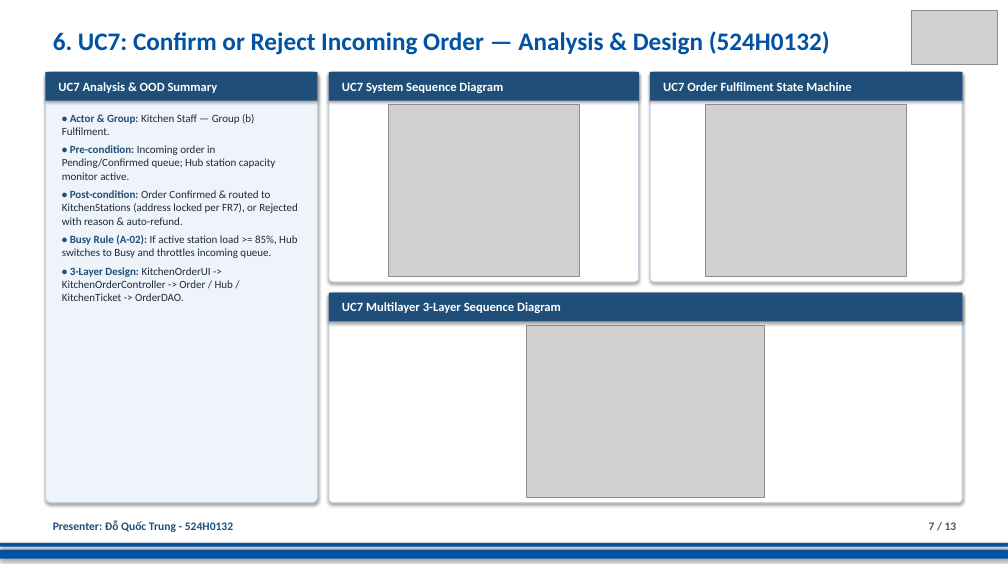
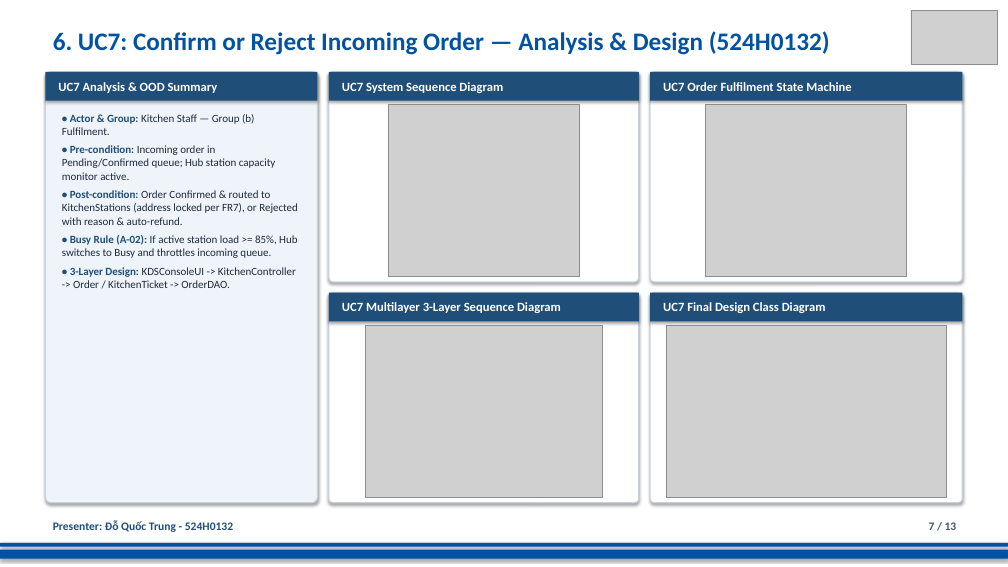
Before and after one commit to DoQuocTrung06/SaigonBite-RAD-TeamF10, a slide deck: slide 7 of Part_2/TeamF10_Presentation_for_SaigonBite.pptx. Drawn at 1008x567 pixels with LibreOffice and Linux fonts; fonts in the diff are those of the drawing; grey boxes stand for pictures. Boxes give left, top, right and bottom in pixels: in the first picture for what was removed or moved away, otherwise in the second. Text is boxed around its words. In the diff, an @@ line names an element or a change of style, - is before the commit and + after.

Commit message:
UC3 & UC14: preserve image_Trung DCDs and synchronize Part 2 report and presentation (524H0031)

```diff
--- a/Part_2/TeamF10_Presentation_for_SaigonBite.pptx
+++ b/Part_2/TeamF10_Presentation_for_SaigonBite.pptx
@@ text at (x1=70, y1=267, x2=296, y2=288): text changed @@
-• 3-Layer Design: KitchenOrderUI -> KitchenOrderController -> Order / Hub / KitchenTicket -> OrderDAO.
+• 3-Layer Design: KDSConsoleUI -> KitchenController -> Order / KitchenTicket -> OrderDAO.
@@ rectangle "UC7 Multilayer 3-Layer Sequence Diagram" resized from (x1=329, y1=293, x2=963, y2=321) to (x1=329, y1=293, x2=639, y2=321) @@
@@ rounded rectangle resized from (x1=329, y1=293, x2=963, y2=503) to (x1=329, y1=293, x2=639, y2=503) @@
@@ rounded rectangle added at (x1=650, y1=293, x2=963, y2=503), fill #FFFFFF, outline #C5D1DE 1.2 pt @@
@@ rectangle added at (x1=650, y1=293, x2=963, y2=321), fill #1F4E79, 12 pt, text #FFFFFF, bold @@
+UC7 Final Design Class Diagram
@@ picture moved from (x1=527, y1=325, x2=765, y2=498) to (x1=365, y1=325, x2=603, y2=498) @@
@@ picture added at (x1=666, y1=325, x2=947, y2=498) @@
```
Also in this commit, not shown: 1 other slide changed, 11 other files.
